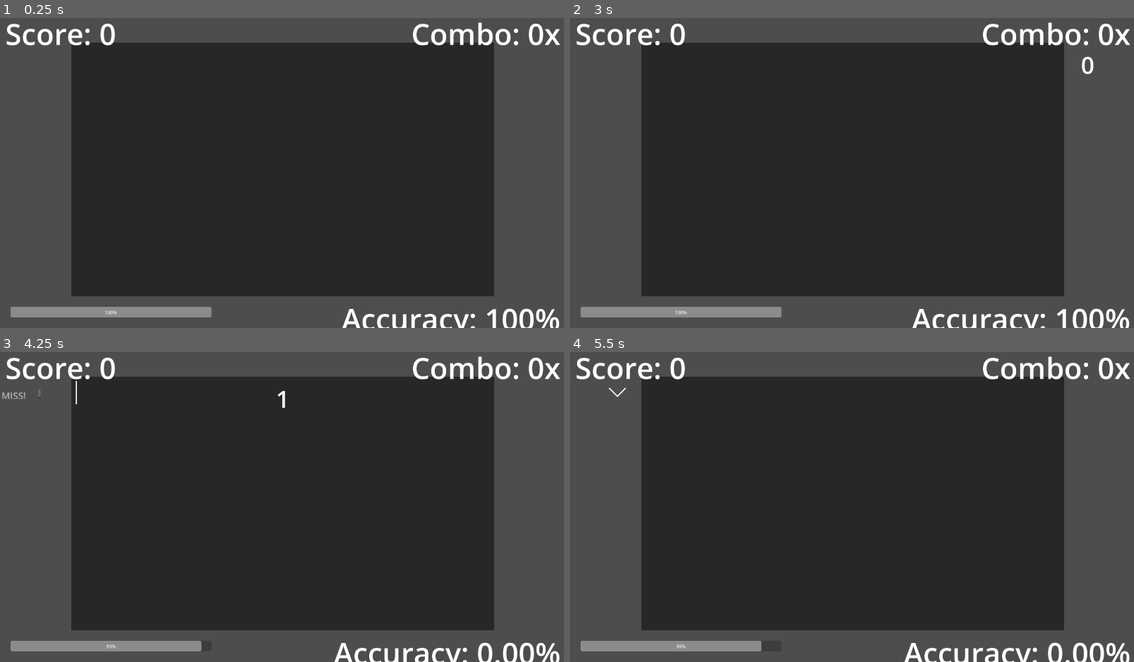
Above: before the commit, frames 1-4 (two rows, left to right).
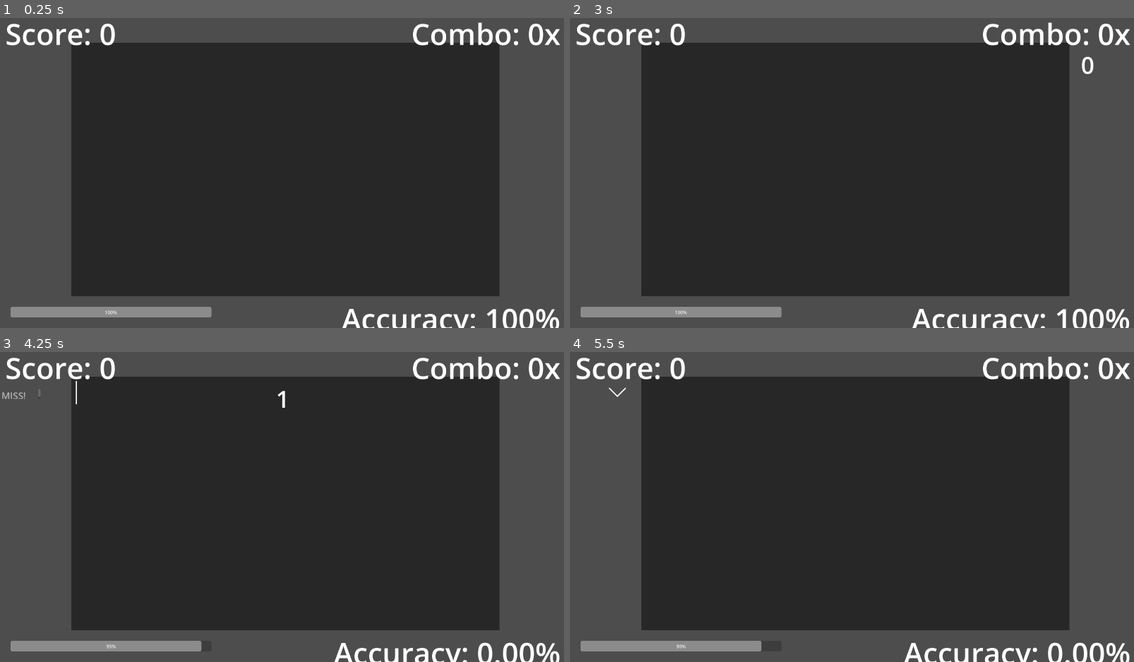
Above: after the commit, the same moments.

Repository: joeljanzen/Bitstreamer
Game: Godot game, scene res://Scenes/level.tscn
The game is run twice, just before and just after one commit, with the same random seed, the same clock (stepped at 60 frames per second) and the same inputs.
Inputs:
- Up to frame 1 (0.25 s): no input
- Up to frame 2 (3 s): tap Enter (enter) at 0.5, 2.1 s; tap 0 (0 bit) at 0.6 s; tap 1 (1 bit) at 1.35 s; tap W (spawn 0 bit) at 2.85 s
- Up to frame 3 (4.25 s): tap Q (spawn 1 bit) at 3.6 s
- Up to frame 4 (5.5 s): tap E (spawn enter) at 4.35 s; tap 0 (0 bit) at 5.1 s

The runs differ from the first frame. In frame 1, 0.7% of the frame differs, in the area x 87-89%, y 7-90%; in frame 2, 0.7%; in frame 3, 0.7%; in frame 4, 0.7%.

Commit message:
Resize playing area rect

Diff:
--- a/Scenes/play_area.tscn
+++ b/Scenes/play_area.tscn
@@ -69,7 +69,7 @@
 [node name="ColorRect" type="ColorRect" parent="." unique_id=762500707]
 offset_left = -18.0
 offset_top = -54.0
-offset_right = 1422.0
+offset_right = 1440.0
 offset_bottom = 810.0
 color = Color(0.15487596, 0.154876, 0.15487596, 1)
 
